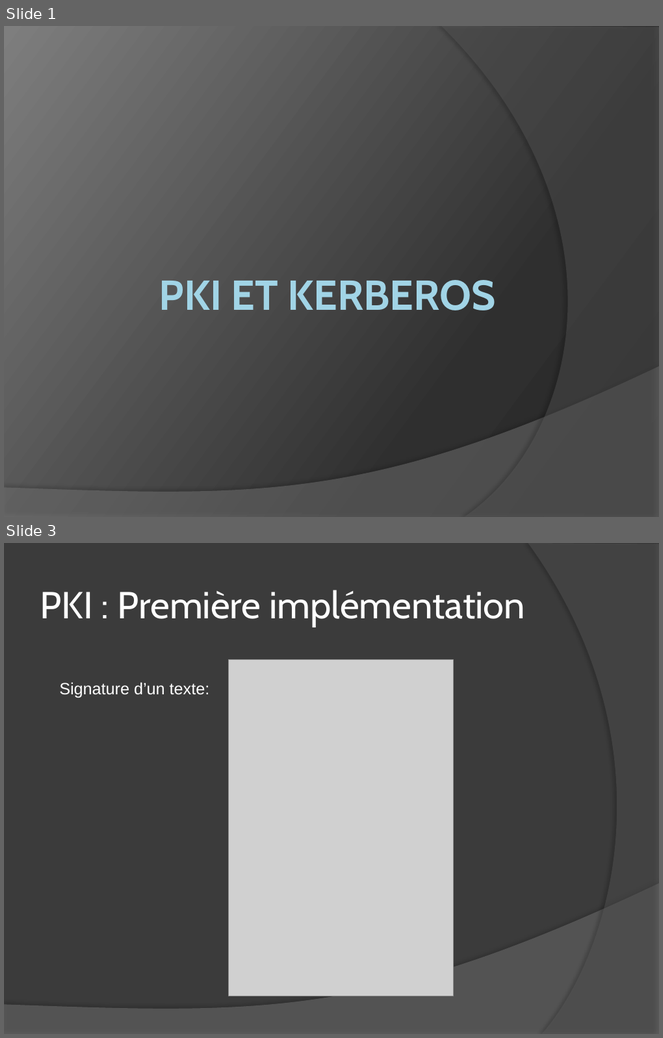
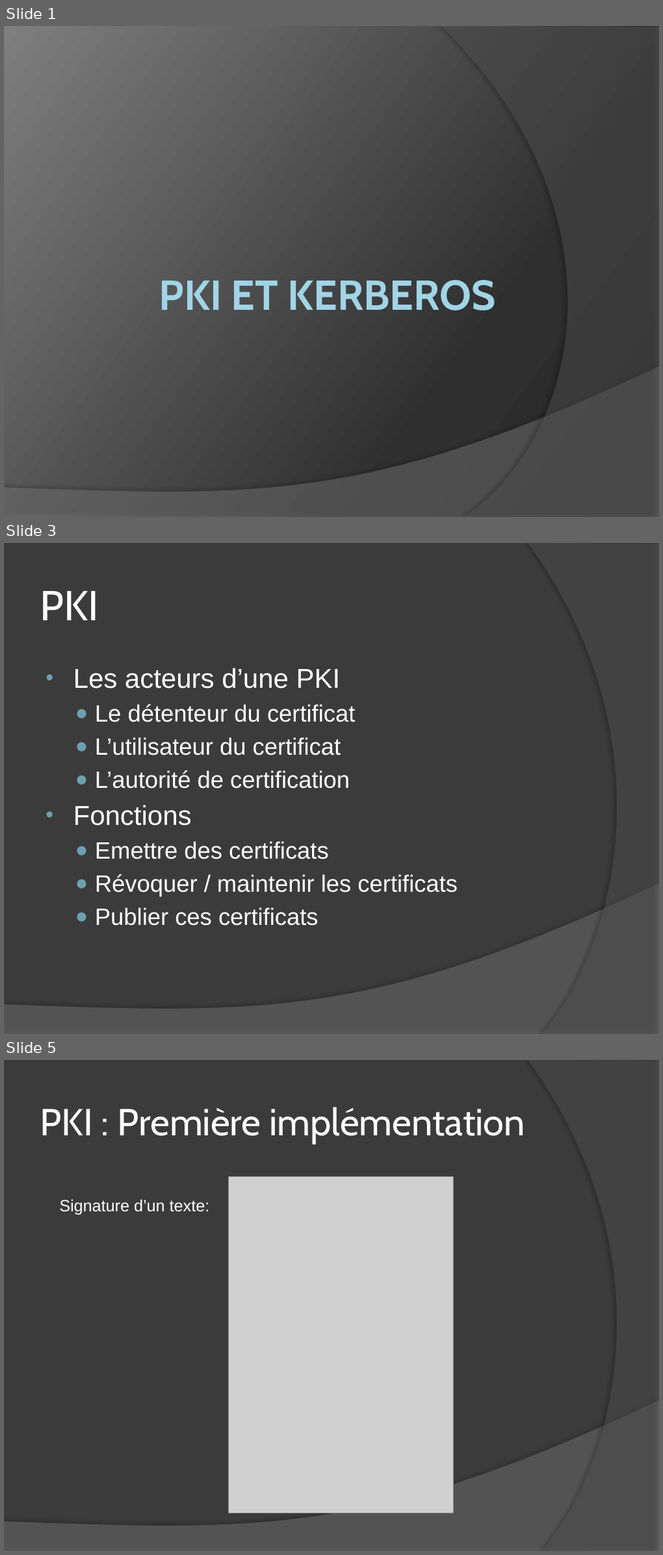
Before and after one commit to Musaran/pkimobile, a slide deck: Powerpoint/projetsynthese.pptx. Shown one above the other, each under a label of ours: slides 1 and 3 before the commit, slides 1, 3 and 5 after it; the slides between them are not shown. The pictures are 663x1038 and 663x1555 pixels, drawn with LibreOffice and Linux fonts; fonts in the diff are those of the drawing; grey boxes stand for pictures. Boxes give left, top, right and bottom in pixels: in the first picture for what was removed or moved away, otherwise in the second. Text is boxed around its words. In the diff, an @@ line names an element or a change of style, - is before the commit and + after.

```diff
--- a/Powerpoint/projetsynthese.pptx
+++ b/Powerpoint/projetsynthese.pptx
@@ slide 3 added at [4, 543, 659, 1034], background #3B3B3B; not listed: 2 template elements that a slide beside it also shows @@
@@ title added at [40, 591, 98, 620], 46 pt, text #FFFFFF @@
+PKI
@@ text added at [74, 668, 458, 926], 26 pt, text #FFFFFF @@
+• Les acteurs d’une PKI
+  ● Le détenteur du certificat
+  ● L’utilisateur du certificat
+  ● L’autorité de certification
+• Fonctions
+  ● Emettre des certificats
+  ● Révoquer / maintenir les certificats
+  ● Publier ces certificats
@@ what was slide 3 is now slide 5 @@
```
Also in this commit, not shown: 2 other slides added, 1 slide removed.
